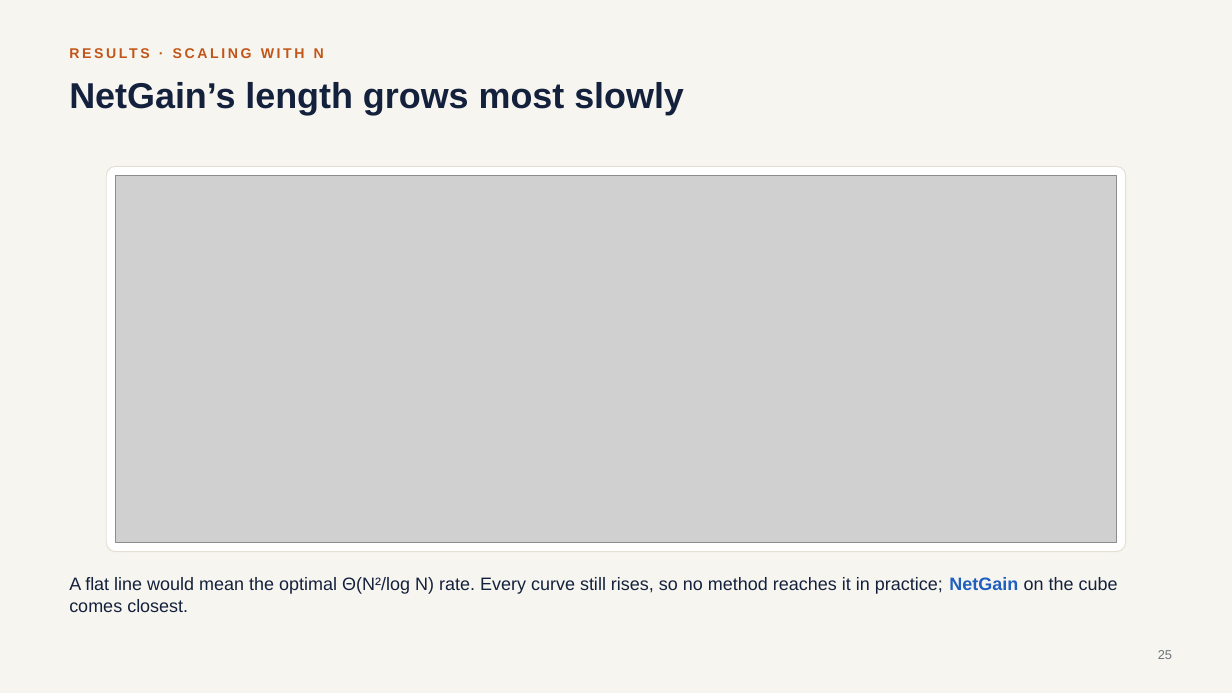
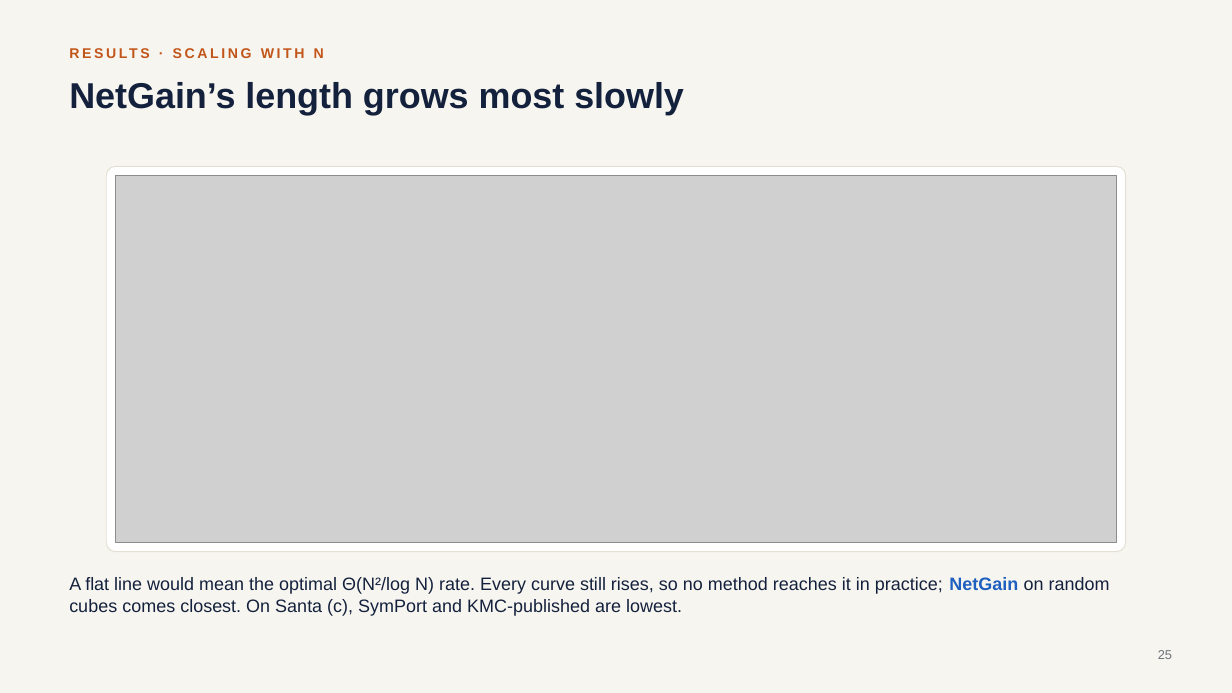
Before and after one commit to gauravrai1704/Rubik, a slide deck: slide 25 of docs/slides/Rubik_Short_Solutions.pptx. Drawn at 1232x693 pixels with LibreOffice and Linux fonts; fonts in the diff are those of the drawing; grey boxes stand for pictures. Boxes give left, top, right and bottom in pixels: in the first picture for what was removed or moved away, otherwise in the second. Text is boxed around its words. In the diff, an @@ line names an element or a change of style, - is before the commit and + after.

Commit message:
Paper and slides: Table 2 stops at N=9; Figure 5 adds SymPort, OneNet and a Santa panel with every system

```diff
--- a/docs/slides/Rubik_Short_Solutions.pptx
+++ b/docs/slides/Rubik_Short_Solutions.pptx
@@ text at (x1=69, y1=577, x2=1110, y2=616): text changed @@
-A flat line would mean the optimal Θ(N²/log N) rate. Every curve still rises, so no method reaches it in practice; NetGain on the cube comes closest.
+A flat line would mean the optimal Θ(N²/log N) rate. Every curve still rises, so no method reaches it in practice; NetGain on random cubes comes closest. On Santa (c), SymPort and KMC-published are lowest.
```
Also in this commit, not shown: 2 other slides changed, 17 other files.
